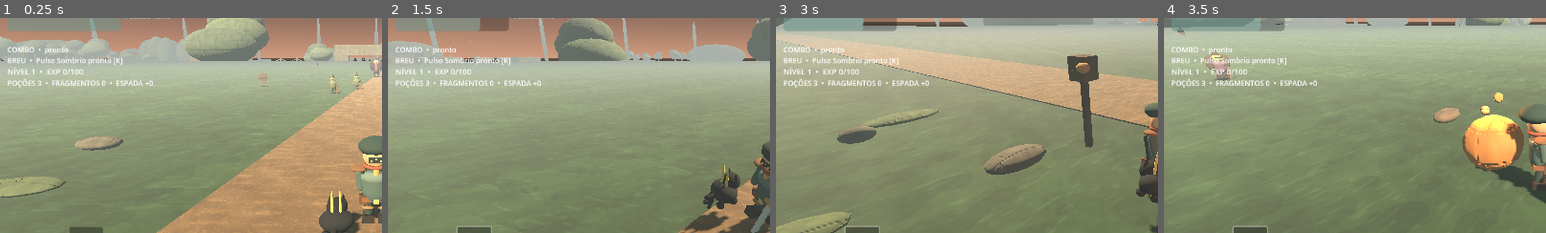
Above: before the commit, frames 1-4 (left to right).
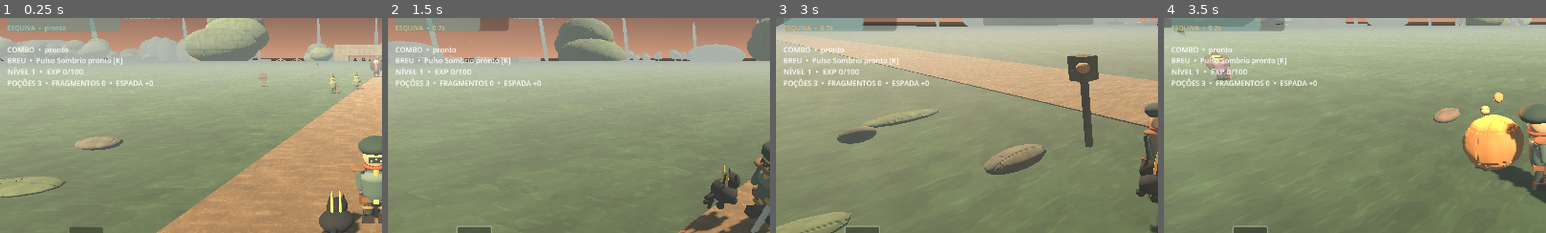
Above: after the commit, the same moments.

Repository: REALMLIFE-design/dark-fantasia-tobi-e-breu-
Game: Godot game, scene res://scenes/main.tscn
Two runs of this game, one before a commit and one after it. Both use one fixed random seed, a clock stepped at 60 frames per second and the inputs below.
Inputs (mouse positions are % of the whole screen's width and height, from its top left):
- Up to frame 1 (0.25 s): no input
- Up to frame 2 (1.5 s): click "▲" at 0.5 s; tap Enter at 1.25 s; move the mouse to (72, 45) at 1.27 s; hold D (move_right) from 1.28 s (still down); tap Q (dodge) at 1.35 s; click (72, 45) at 1.42 s
- Up to frame 3 (3 s): tap Space (jump) at 1.52 s; release D (move_right) at 2 s; drag from (30, 55) to (45, 70) at 2.02 s; move the mouse to (60, 28) at 2.77 s; hold D (move_right) from 2.78 s (still down); tap Q (dodge) at 2.85 s
- Up to frame 4 (3.5 s): keep holding D (move_right)
The pictures show only the part of the screen within x 1-51%, y 25-75%; the shares and areas given below are measured in that part.

The runs differ from the first frame. In frame 1, 0.1% of the frame differs, in the area x 2-18%, y 3-7%; in frame 2, 0.1%; in frame 3, 0.1%; in frame 4, 0.1%.

Commit message:
Show dodge cooldown status in mobile HUD

Diff:
--- a/scripts/world.gd
+++ b/scripts/world.gd
@@ -29,6 +29,7 @@
 var world_environment: WorldEnvironment
 var stamina_bar: ProgressBar
 var stamina_label: Label
+var dodge_label: Label
 var xp_label: Label
 var xp_bar: ProgressBar
 var boss_health_bar: ProgressBar
@@ -1175,6 +1176,12 @@
 	stamina_label.add_theme_font_size_override("font_size", 11)
 	stamina_label.add_theme_color_override("font_color", Color("9acfc2"))
 	hud.add_child(stamina_label)
+	dodge_label = Label.new()
+	dodge_label.position = Vector2(22, 188)
+	dodge_label.text = "ESQUIVA  •  pronta"
+	dodge_label.add_theme_font_size_override("font_size", 11)
+	dodge_label.add_theme_color_override("font_color", Color("9acfc2"))
+	hud.add_child(dodge_label)
 	boss_hud_panel = PanelContainer.new()
 	boss_hud_panel.set_anchors_preset(Control.PRESET_CENTER_TOP)
 	boss_hud_panel.position = Vector2(-170, 16)
@@ -1366,6 +1373,13 @@
 		if stamina_label:
 			stamina_label.text = "FÔLEGO %d%%" % roundi(current_stamina)
 			stamina_label.add_theme_color_override("font_color", stamina_color)
+	if dodge_label:
+		if player.dodge_cooldown > 0.0:
+			dodge_label.text = "ESQUIVA  •  %.1fs" % player.dodge_cooldown
+			dodge_label.add_theme_color_override("font_color", Color("e6bd72"))
+		else:
+			dodge_label.text = "ESQUIVA  •  pronta"
+			dodge_label.add_theme_color_override("font_color", Color("9acfc2"))
 	if shadow_skill_label and player.shadow_pulse_cooldown > 0.0:
 		shadow_skill_label.text = "BREU  •  Pulso Sombrio: %.1fs" % player.shadow_pulse_cooldown
 	elif shadow_skill_label:
